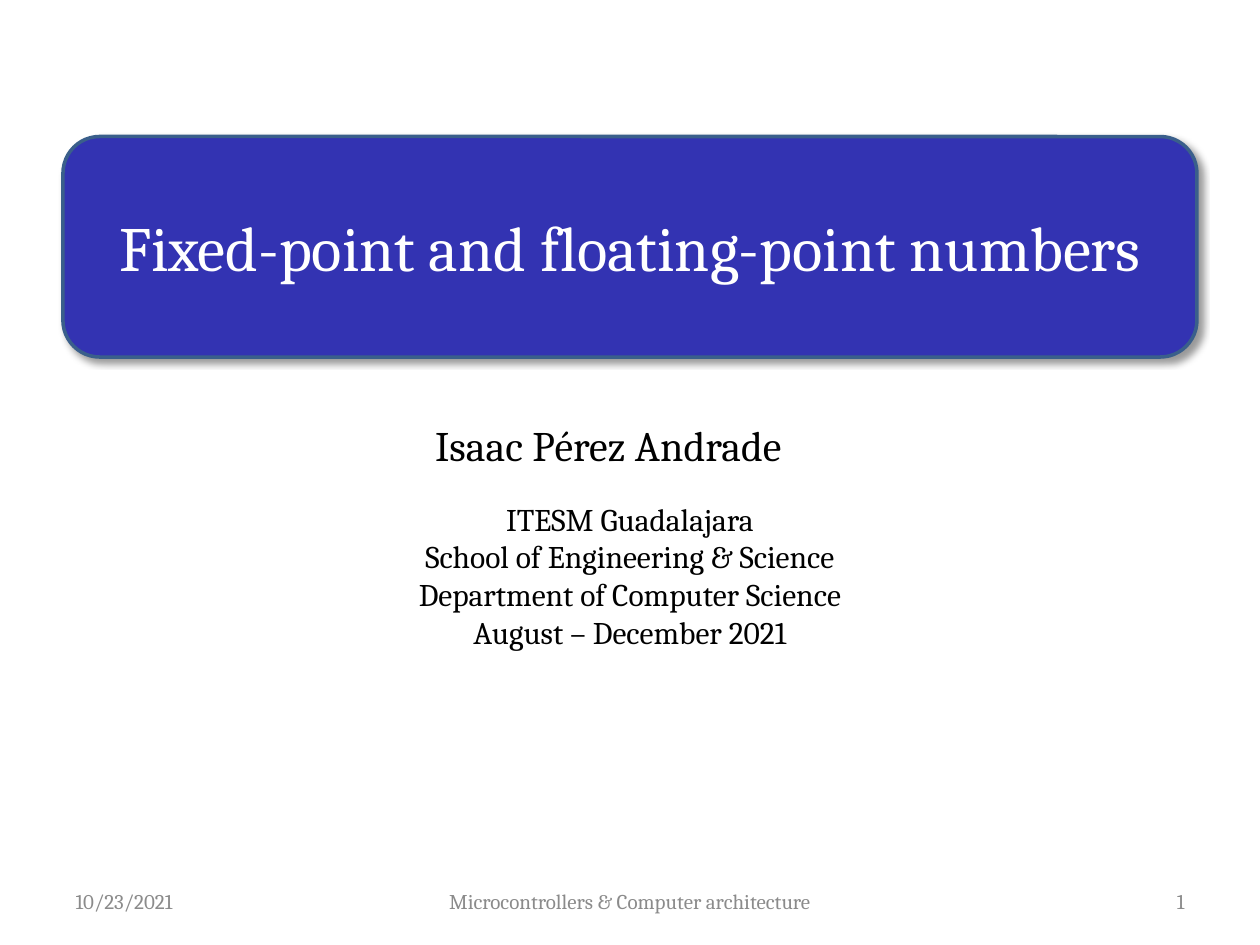
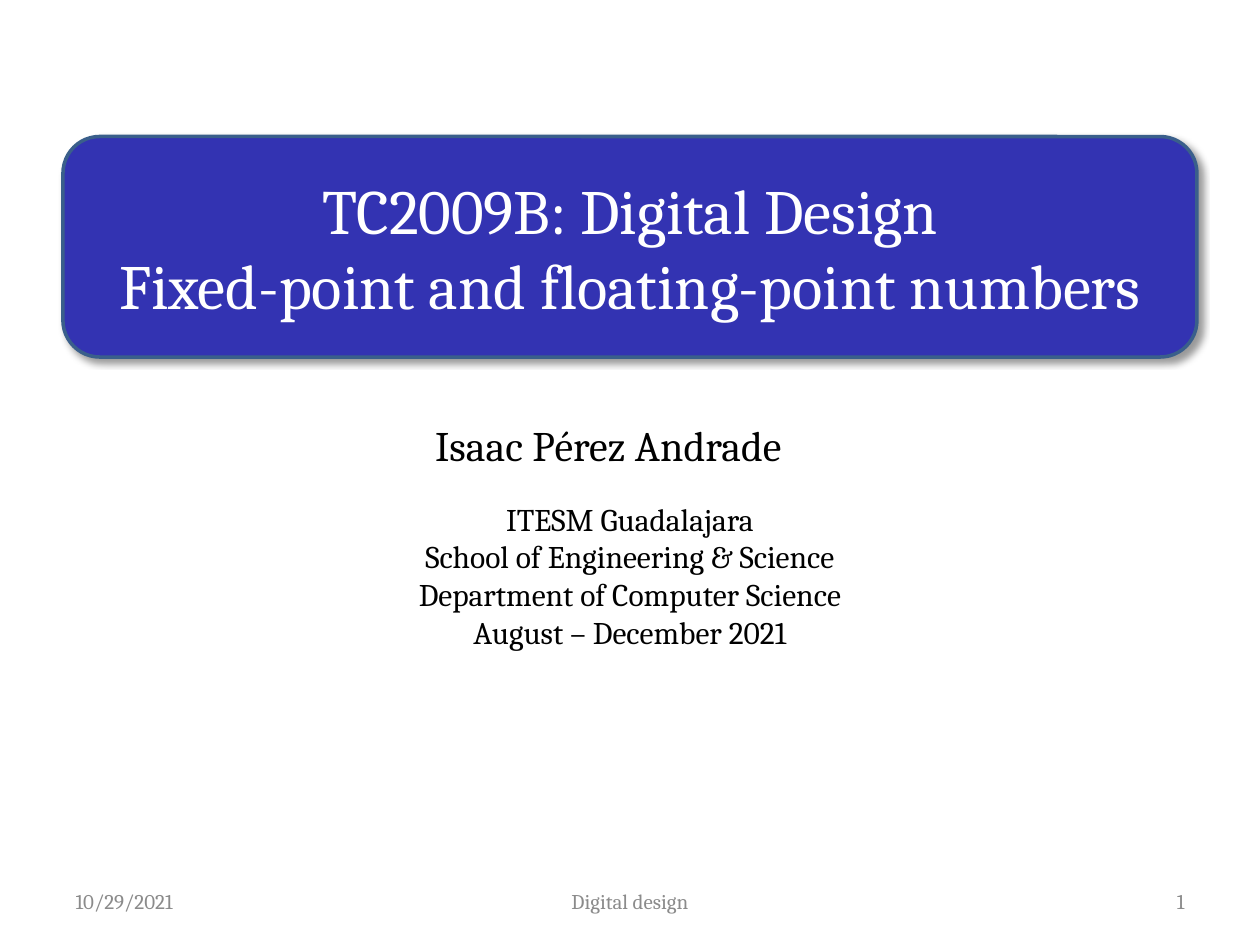
Before and after one commit to iperezan-itesm/05-TC2009B-Aug2021, a slide deck: slide 1 of lectures/weekly_slides/M1.1_FixedPoint_FloatingPoint/M1.1_FixedPoint_FloatinPoint.pptx. Drawn at 1260x945 pixels with LibreOffice and Linux fonts; fonts in the diff are those of the drawing; background and template pictures are left out. Boxes give left, top, right and bottom in pixels: in the first picture for what was removed or moved away, otherwise in the second. Text is boxed around its words. In the diff, an @@ line names an element or a change of style, - is before the commit and + after.

```diff
--- a/lectures/weekly_slides/M1.1_FixedPoint_FloatingPoint/M1.1_FixedPoint_FloatinPoint.pptx
+++ b/lectures/weekly_slides/M1.1_FixedPoint_FloatingPoint/M1.1_FixedPoint_FloatinPoint.pptx
@@ title at [119,190,1141,323]: text changed @@
-Fixed-point and floating-point numbers
+TC2009B: Digital Design
+Fixed-point and floating-point numbers
@@ text at [76,894,173,912]: text changed @@
-10/23/2021
+10/29/2021
@@ text at [571,894,689,914]: text changed @@
-Microcontrollers & Computer architecture
+Digital design
```
Also in this commit, not shown: 5 slides added, 1 slide removed, 16 other files.
